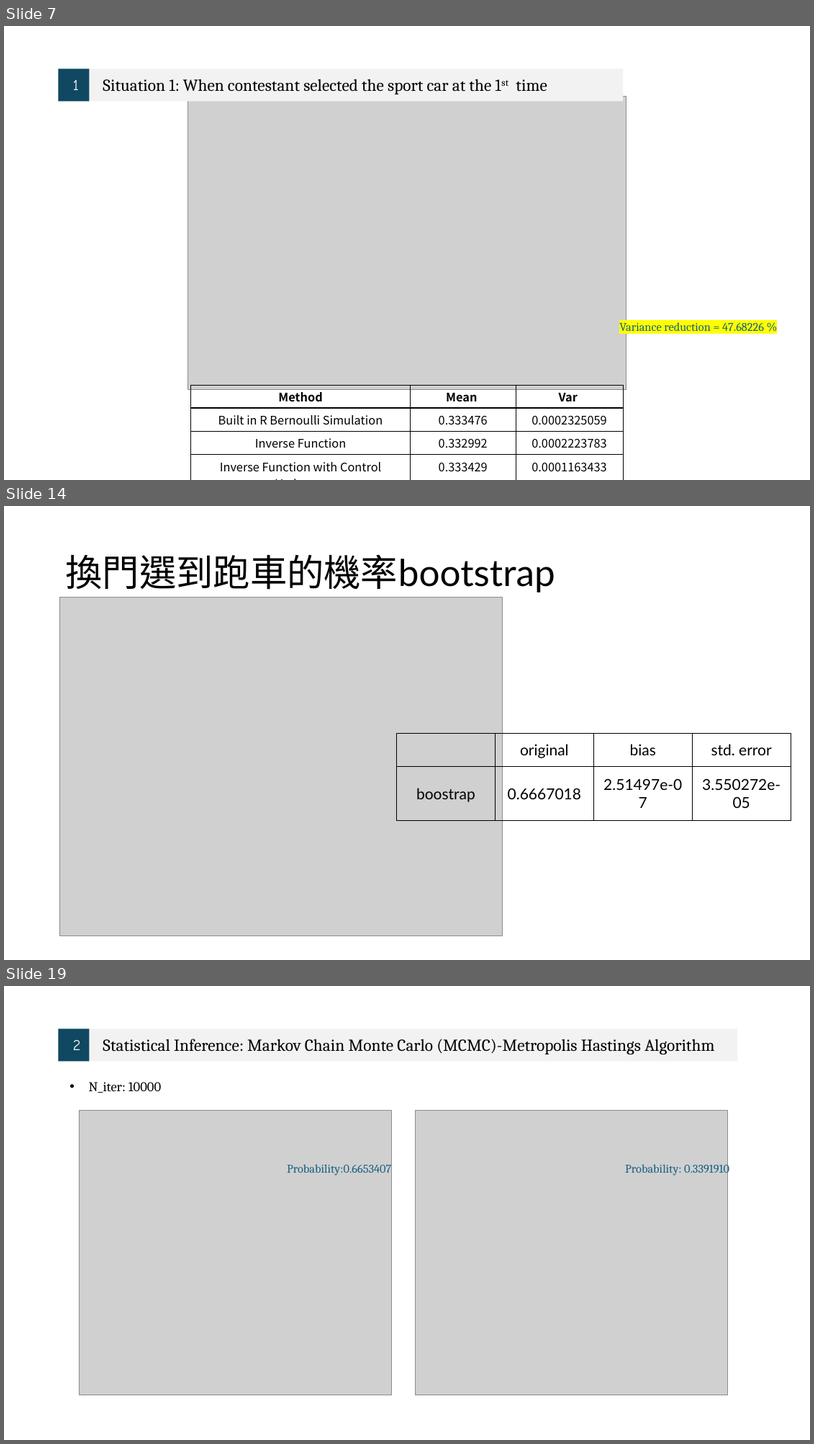
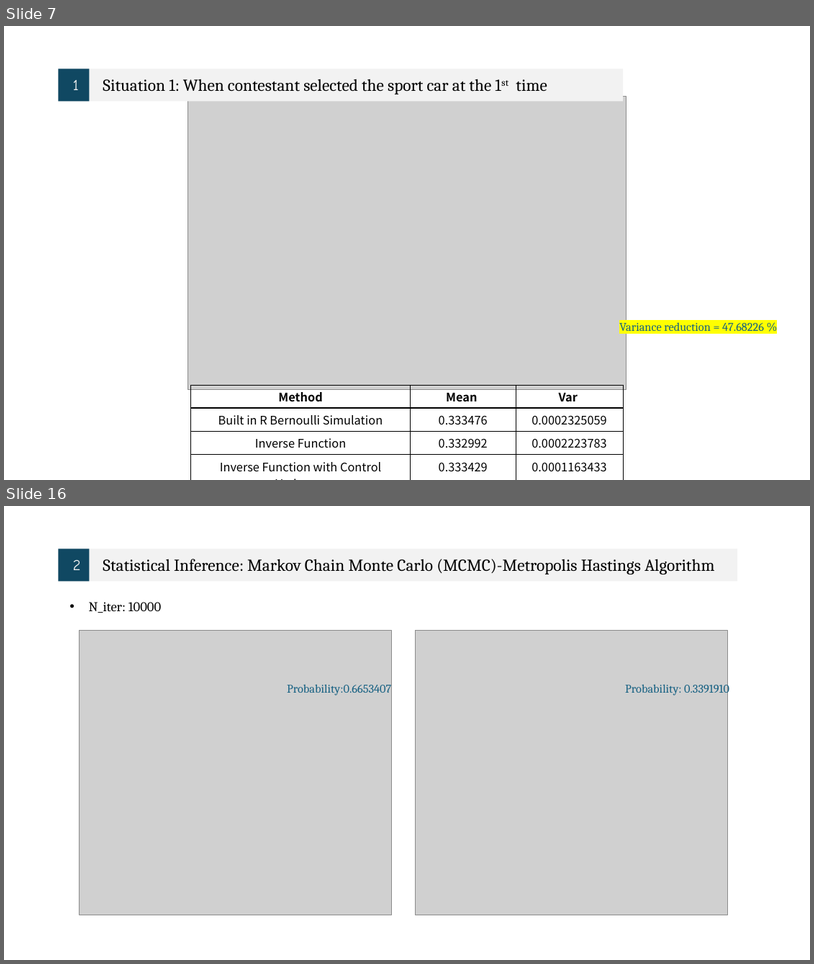
Before and after one commit to Sheena0210/monty-hall-simulation, a slide deck: 統計計算.pptx. Shown one above the other, each under a label of ours: slides 7, 14 and 19 before the commit, slides 7 and 16 after it; the slides between them are not shown. The pictures are 814x1444 and 814x964 pixels, drawn with LibreOffice and Linux fonts; fonts in the diff are those of the drawing; grey boxes stand for pictures. Boxes give left, top, right and bottom in pixels: in the first picture for what was removed or moved away, otherwise in the second. Text is boxed around its words. In the diff, an @@ line names an element or a change of style, - is before the commit and + after.

```diff
--- a/統計計算.pptx
+++ b/統計計算.pptx
@@ slide 14 removed at (x1=4, y1=506, x2=810, y2=960), background #FFFFFF @@
@@ title removed at (x1=65, y1=554, x2=555, y2=592) @@
-換門選到跑車的機率bootstrap
@@ picture removed at (x1=59, y1=597, x2=503, y2=936) @@
@@ table removed at (x1=396, y1=733, x2=791, y2=821), 2 rows, 4 columns @@
- | original | bias | std. error
-boostrap | 0.6667018 | 2.51497e-07 | 3.550272e-05
@@ what was slide 19 is now slide 16 @@
```
Also in this commit, not shown: 6 slides changed, 3 slides added, 5 other slides removed.
